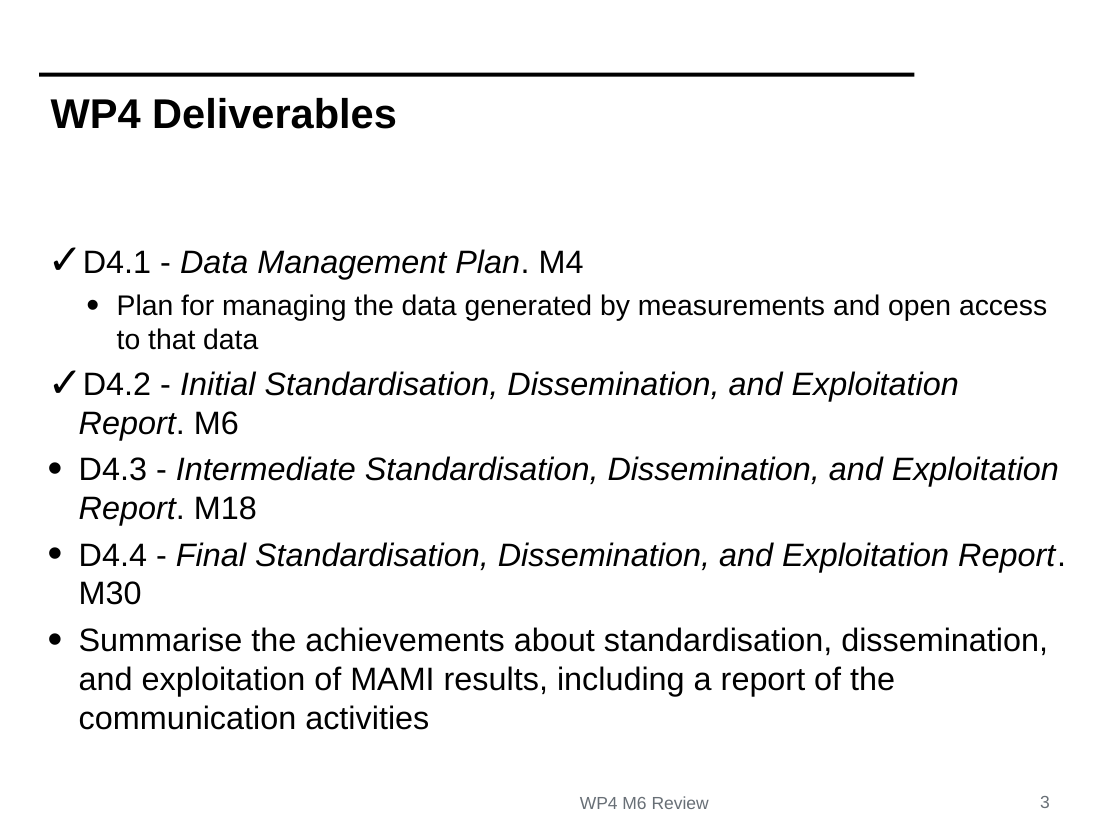
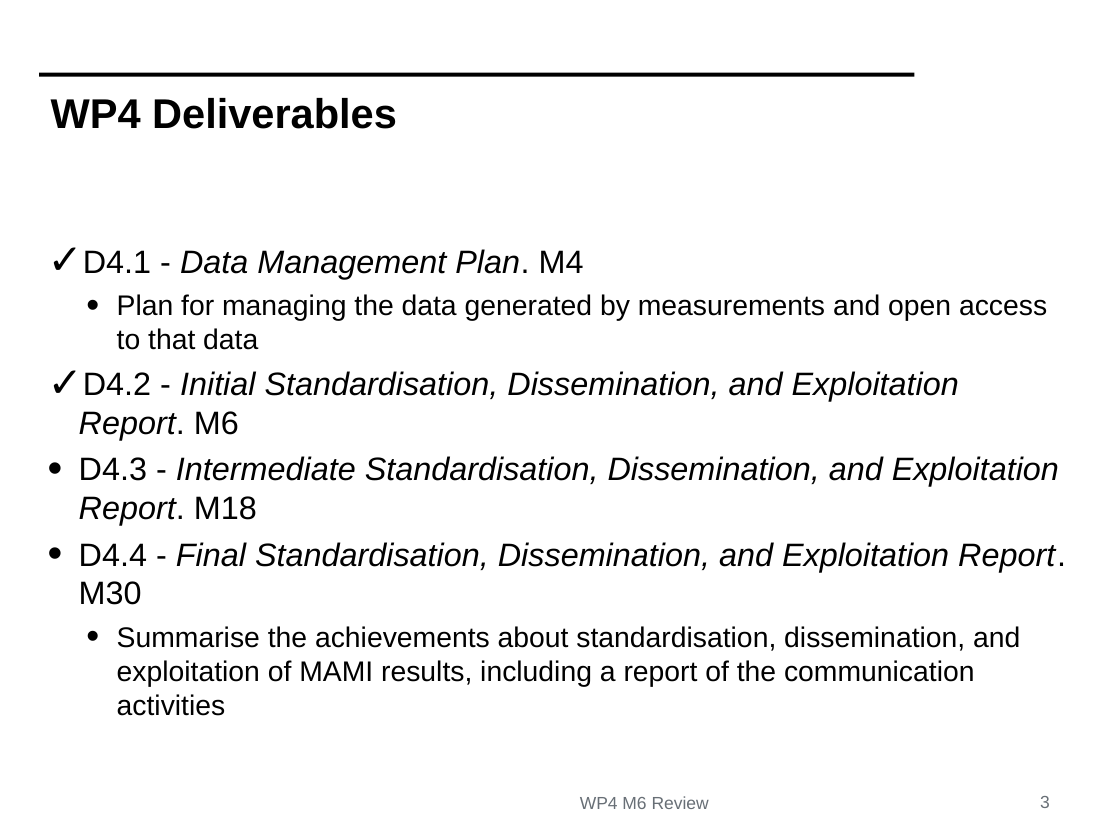
Before and after one commit to mami-project/roadshows, a slide deck: slide 3 of review1/WP4-ReviewM6.pptx. Drawn at 1120x840 pixels with LibreOffice and Linux fonts; fonts in the diff are those of the drawing; background and template pictures are left out. Boxes give left, top, right and bottom in pixels: in the first picture for what was removed or moved away, otherwise in the second. Text is boxed around its words. In the diff, an @@ line names an element or a change of style, - is before the commit and + after.

```diff
--- a/review1/WP4-ReviewM6.pptx
+++ b/review1/WP4-ReviewM6.pptx
@@ text at [117,626,1020,716]: size 29.6 to 25.9 pt in "Summarise the achievements about standardisation, disseminat ..."; list level 1 to 2 in "Summarise the achievements about standardisation, ..." @@
```
Also in this commit, not shown: 4 other slides changed.
